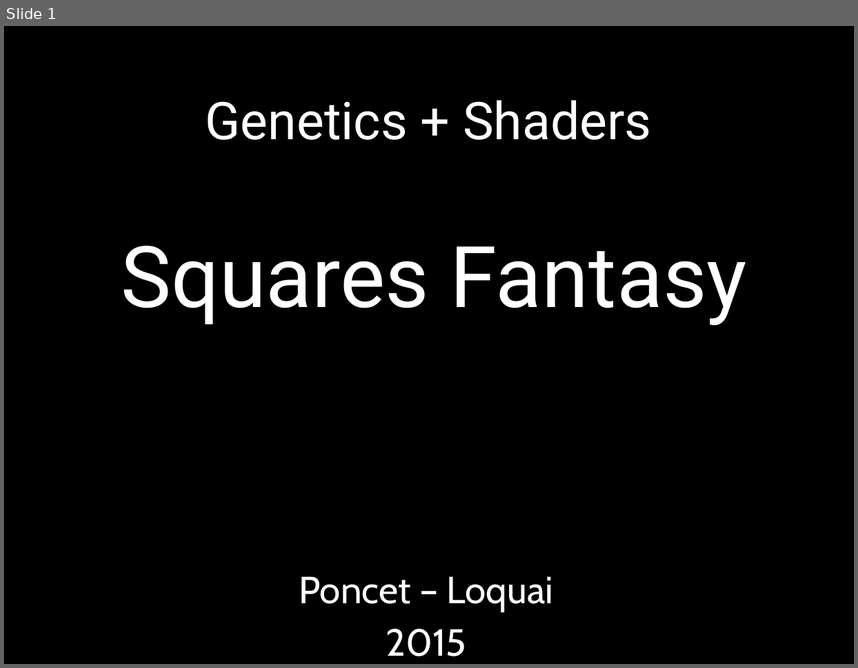
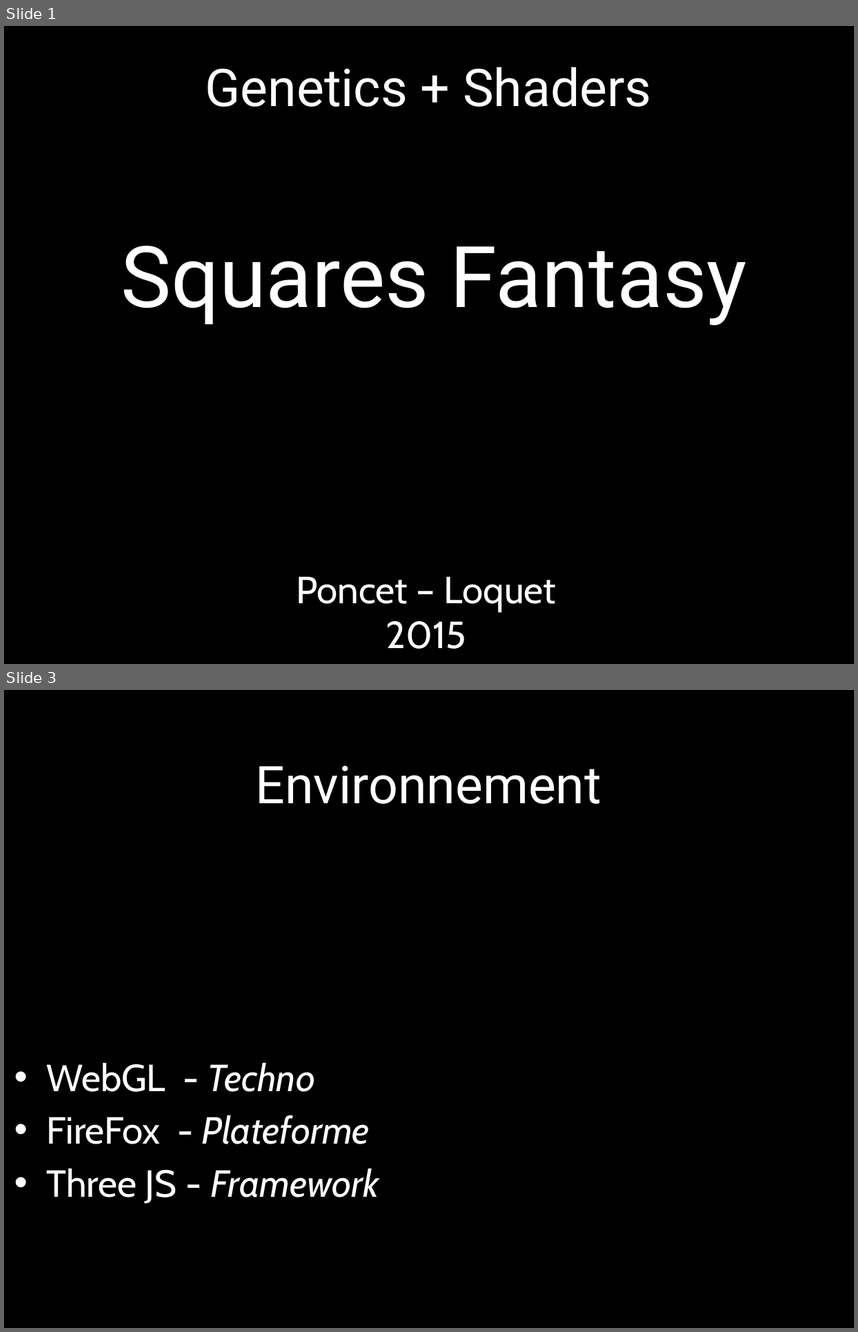
Before and after one commit to tecnop/OpenSticky, a slide deck: DOC/PPT/squared.pptx. Shown one above the other, each under a label of ours: slide 1 before the commit, slides 1 and 3 after it; the slides between them are not shown. The pictures are 858x668 and 858x1332 pixels, drawn with LibreOffice and Linux fonts; fonts in the diff are those of the drawing; background and template pictures are left out. Boxes give left, top, right and bottom in pixels: in the first picture for what was removed or moved away, otherwise in the second. Text is boxed around its words. In the diff, an @@ line names an element or a change of style, - is before the commit and + after.

```diff
--- a/DOC/PPT/squared.pptx
+++ b/DOC/PPT/squared.pptx
@@ slide 3 added at (x1=4, y1=690, x2=854, y2=1328), background #000000 @@
@@ text added at (x1=255, y1=765, x2=602, y2=804), 44 pt, text #FFFFFF @@
+Environnement
@@ text added at (x1=46, y1=1063, x2=379, y2=1203), 32 pt, text #FFFFFF, italic @@
+• WebGL - Techno
+• FireFox - Plateforme
+• Three JS - Framework
@@ slide 1 changed as well @@
@@ title "Genetics + Shaders" at (x1=205, y1=67, x2=652, y2=107): vertical alignment middle to top @@
@@ subtitle at (x1=296, y1=576, x2=557, y2=611): text changed @@
-Poncet – Loquai
+Poncet – Loquet
```
Also in this commit, not shown: 8 other slides added, 8 slides removed, 4 other files.
